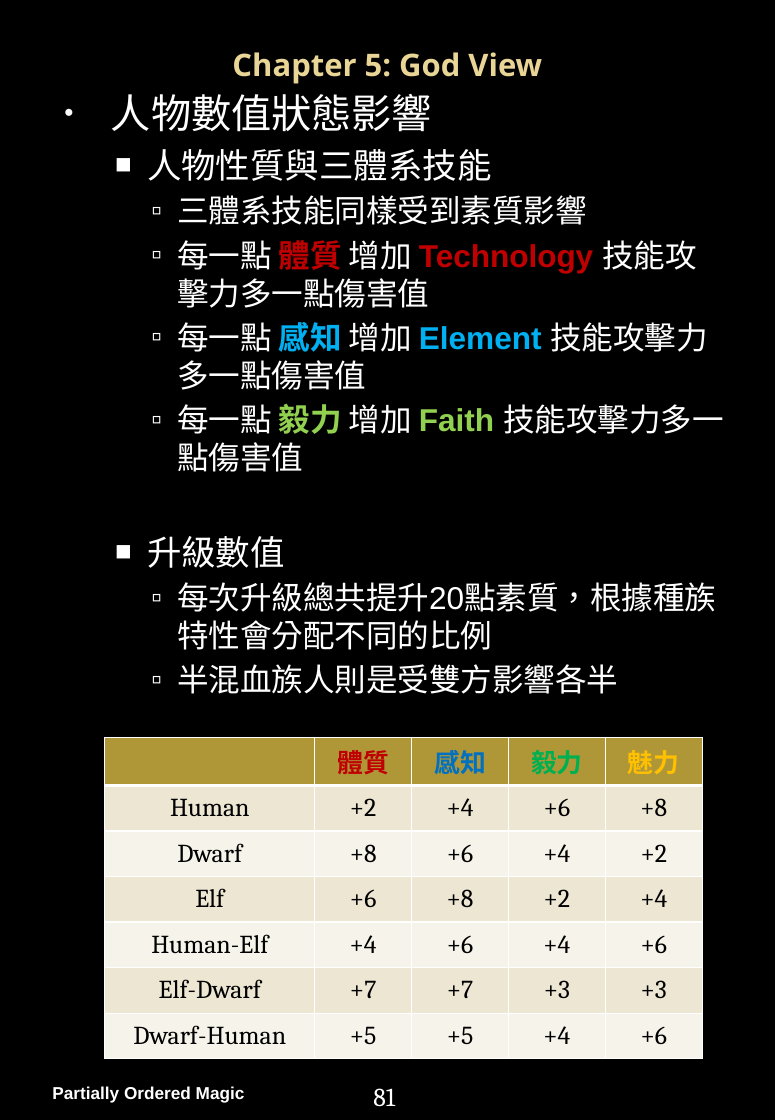
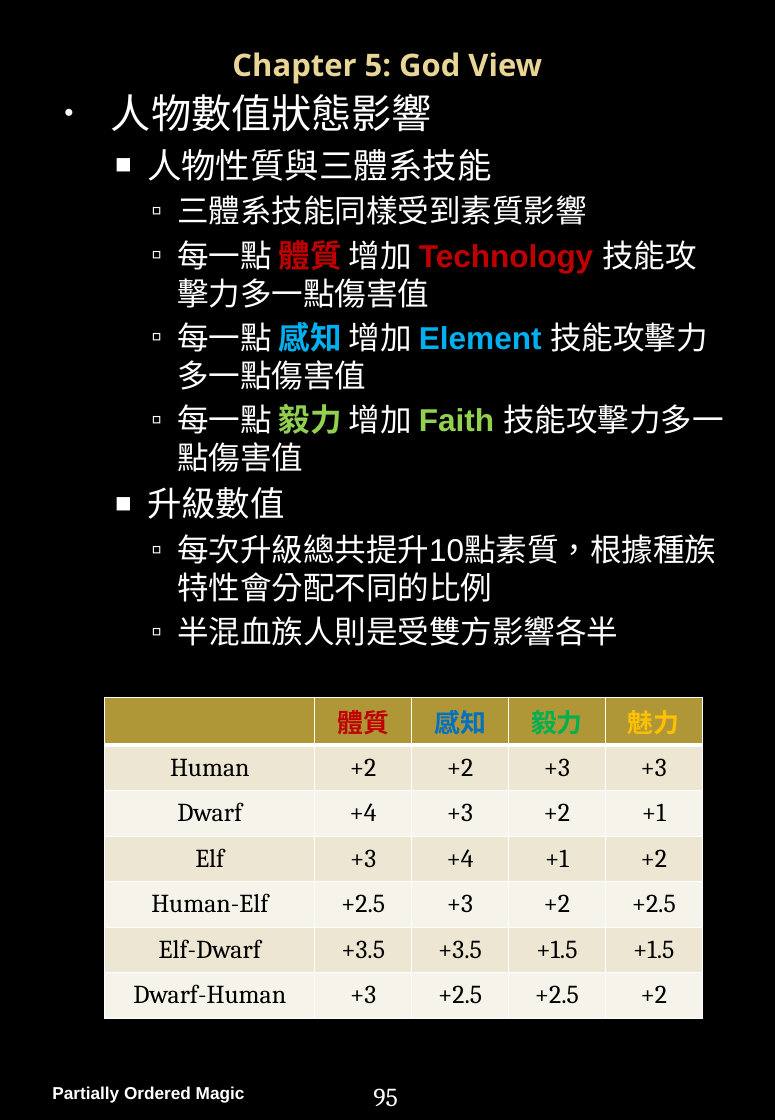
Before and after one commit to PartiallyOrderedMagic/PartiallyOrderedMagic.github.io, a slide deck: slide 95 of MyGame/Partially Ordered Magic Handbook.pptx (slide 82 before the commit). Drawn at 775x1120 pixels with LibreOffice and Linux fonts; fonts in the diff are those of the drawing; background and template pictures are left out. Boxes give left, top, right and bottom in pixels: in the first picture for what was removed or moved away, otherwise in the second. Text is boxed around its words. In the diff, an @@ line names an element or a change of style, - is before the commit and + after.

```diff
--- a/MyGame/Partially Ordered Magic Handbook.pptx
+++ b/MyGame/Partially Ordered Magic Handbook.pptx
@@ text at [177,534,716,602]: text changed @@
-    ▫ 每次升級總共提升20點素質，根據種族特性會分配不同的比例
+    ▫ 每次升級總共提升10點素質，根據種族特性會分配不同的比例
@@ table at [105,696,704,1015] @@
-row 2: Human | +2 | +4 | +6 | +8
+row 2: Human | +2 | +2 | +3 | +3
-row 3: Dwarf | +8 | +6 | +4 | +2
+row 3: Dwarf | +4 | +3 | +2 | +1
-row 4: Elf | +6 | +8 | +2 | +4
+row 4: Elf | +3 | +4 | +1 | +2
-row 5: Human-Elf | +4 | +6 | +4 | +6
+row 5: Human-Elf | +2.5 | +3 | +2 | +2.5
-row 6: Elf-Dwarf | +7 | +7 | +3 | +3
+row 6: Elf-Dwarf | +3.5 | +3.5 | +1.5 | +1.5
-row 7: Dwarf-Human | +5 | +5 | +4 | +6
+row 7: Dwarf-Human | +3 | +2.5 | +2.5 | +2
@@ table: place and size @@
-table at [105,738,704,1056]
+table at [105,696,704,1015]
@@ page number at [373,1088,398,1107]: text changed @@
-81
+95
```
Also in this commit, not shown: 30 other slides changed, 55 slides added, 5 slides removed, 4 other files.
